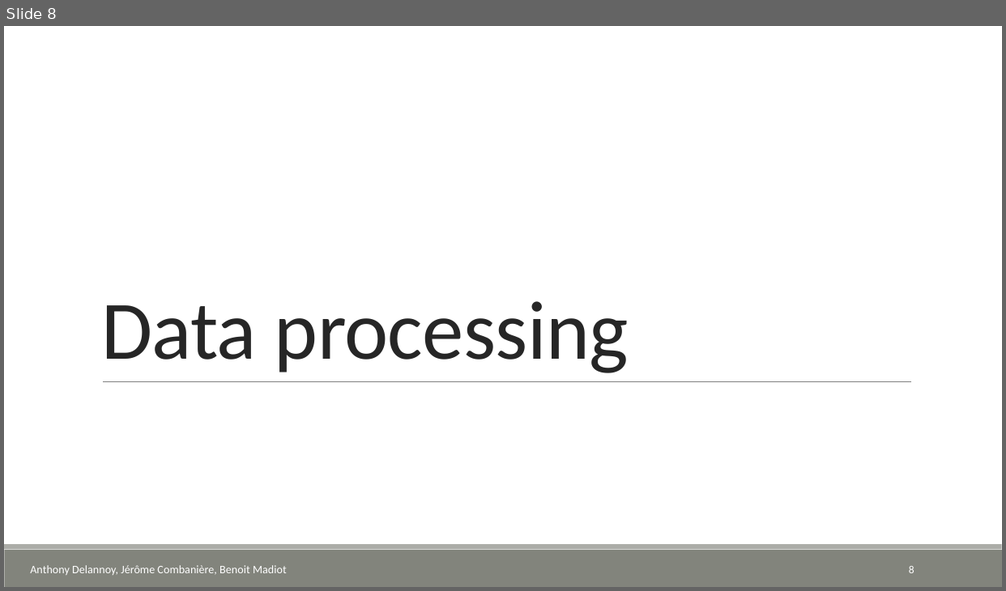
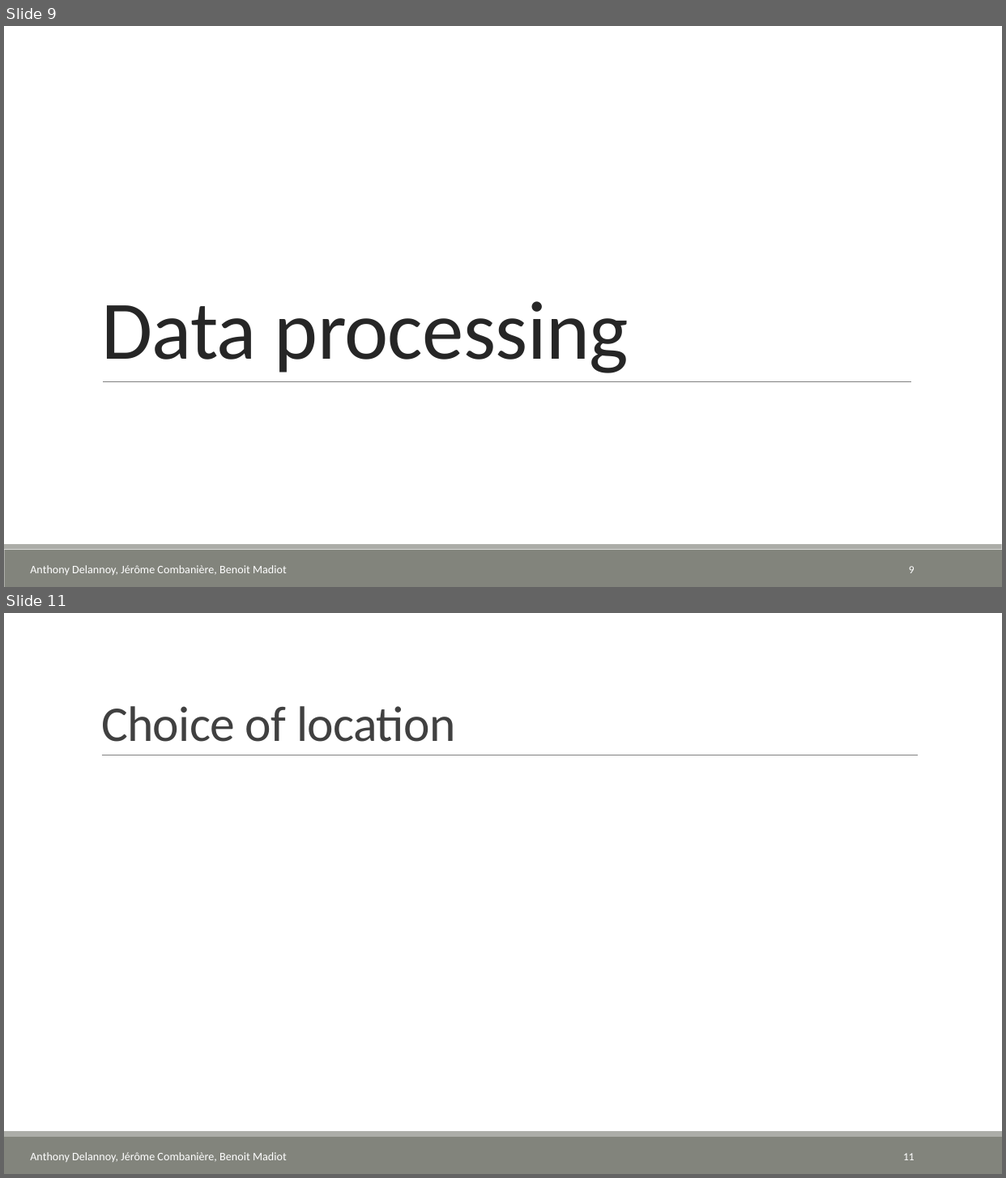
Before and after one commit to atbd/CLS, a slide deck: presentation/Presentation.pptx. Shown one above the other, each under a label of ours: slide 8 before the commit, slides 9 and 11 after it; the slides between them are not shown. The pictures are 1006x591 and 1006x1178 pixels, drawn with LibreOffice and Linux fonts; fonts in the diff are those of the drawing; background and template pictures are left out. Boxes give left, top, right and bottom in pixels: in the first picture for what was removed or moved away, otherwise in the second. Text is boxed around its words. In the diff, an @@ line names an element or a change of style, - is before the commit and + after.

```diff
--- a/presentation/Presentation.pptx
+++ b/presentation/Presentation.pptx
@@ slide 11 added at box(4, 613, 1002, 1174), background #FFFFFF; not listed: 2 template elements that a slide beside it also shows @@
@@ title added at box(101, 706, 455, 742), 48 pt, text #404040 @@
+Choice of location
@@ line added from (102, 756) to (918, 756), #808080 0.5 pt @@
@@ text added at box(30, 1152, 287, 1162), 11 pt, text #FFFFFF @@
+Anthony Delannoy, Jérôme Combanière, Benoit Madiot
@@ page number added at box(903, 1153, 914, 1161), 10.5 pt, text #FFFFFF @@
+11
@@ what was slide 8 is now slide 9 @@
@@ page number at box(909, 566, 914, 574): text changed @@
-8
+9
```
Also in this commit, not shown: 3 slides changed, 4 other slides added.
